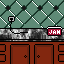
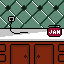
Layers edited between the first and the second 64px x 64px image:
painted on "Layer 43(pasted)" over (0, 25, 64, 41)
painted on "Layer 41" over (0, 25, 64, 41)
painted on "Layer 40" over (0, 25, 64, 41)
added group "granite" with 2 layers in group "bg" over (0, 25, 64, 41)
added layer "Layer 56" in group "granite" over (0, 25, 64, 41)
moved "Layer 47" into group "granite", painted on it over (0, 25, 64, 41)
painted on "Layer 50" over (0, 25, 64, 41)
painted on "Layer 51" over (0, 25, 64, 41)
showed "Layer 1", painted on it over (0, 25, 64, 41)
